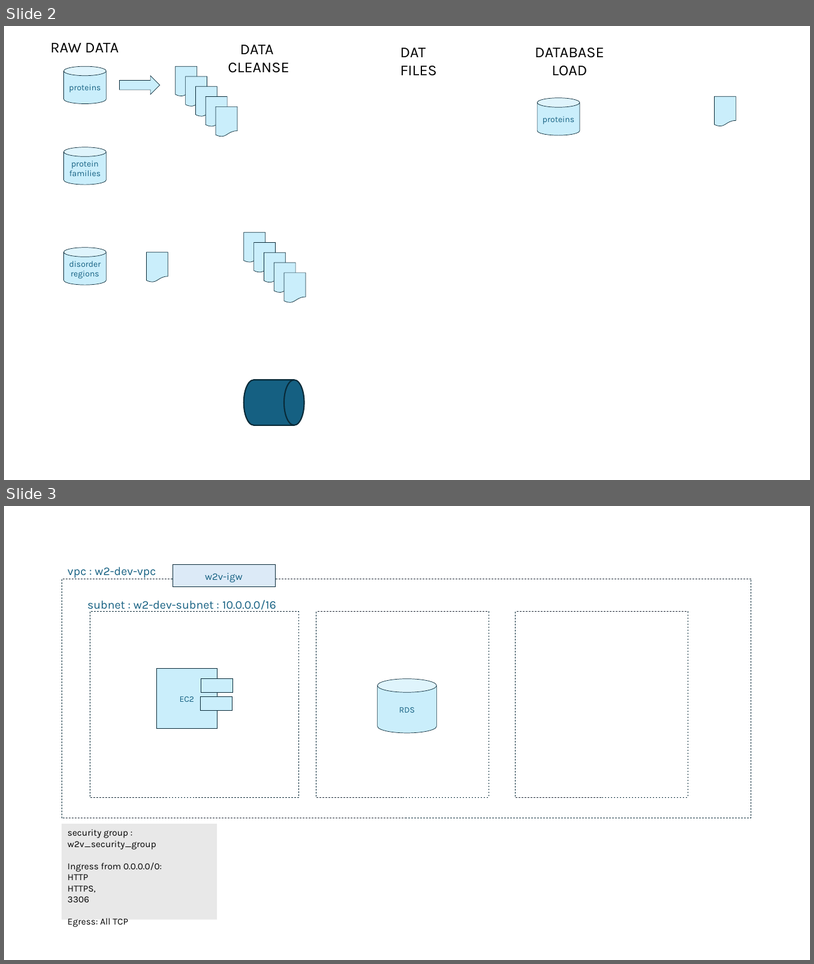
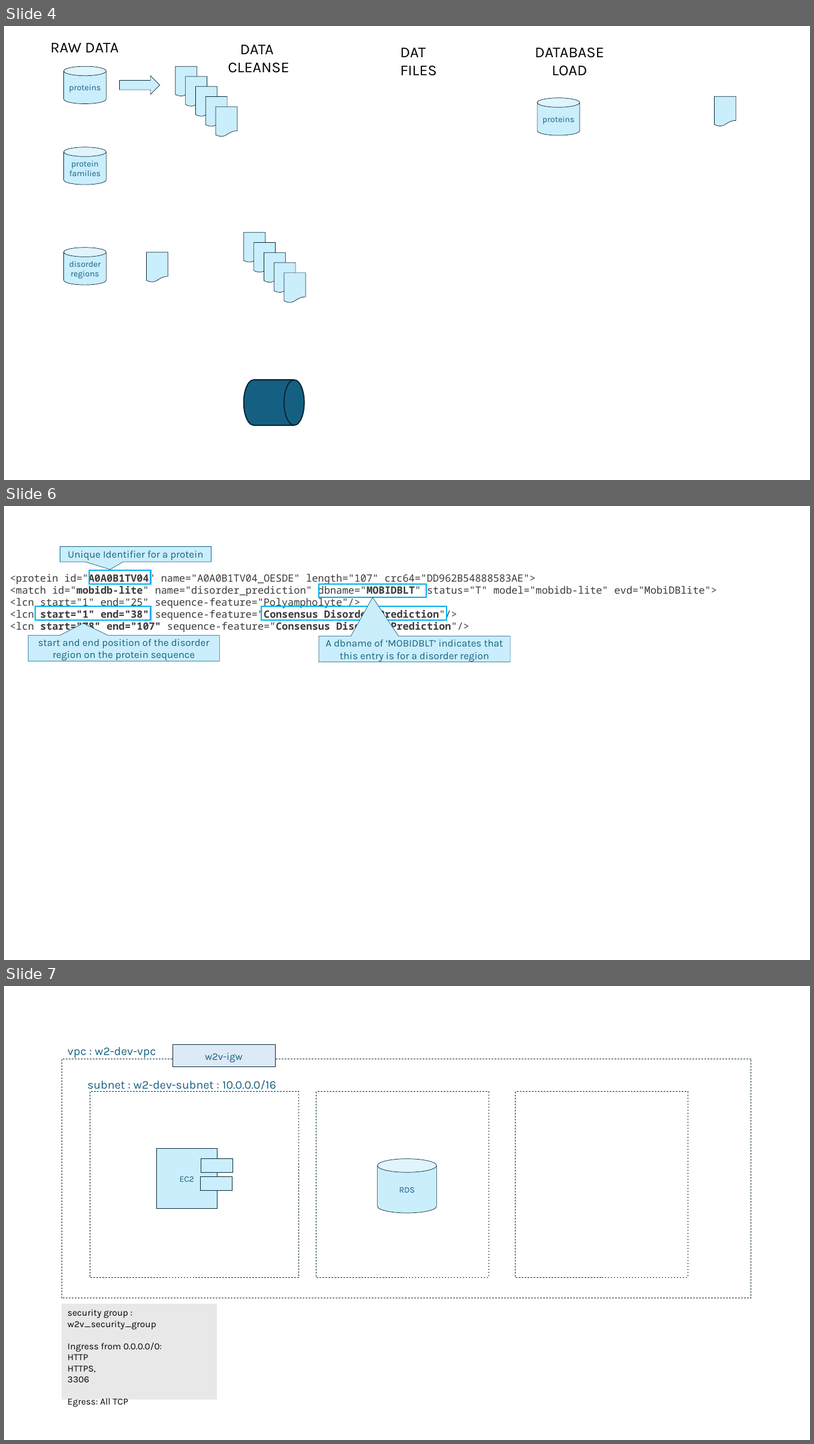
Before and after one commit to greyneuron/COMP_0158_MSC_PROJECT, a slide deck: report/MSc Dissertation - W2V.pptx. Shown one above the other, each under a label of ours: slides 2 and 3 before the commit, slides 4, 6 and 7 after it; the slides between them are not shown. The pictures are 814x964 and 814x1444 pixels, drawn with LibreOffice and Linux fonts; fonts in the diff are those of the drawing. Boxes give left, top, right and bottom in pixels: in the first picture for what was removed or moved away, otherwise in the second. Text is boxed around its words. In the diff, an @@ line names an element or a change of style, - is before the commit and + after.

```diff
--- a/report/MSc Dissertation - W2V.pptx
+++ b/report/MSc Dissertation - W2V.pptx
@@ slide 6 added at <box>4,506,810,960</box>, background #FFFFFF @@
@@ speech box added at <box>60,547,212,562</box>, fill #CAEEFB, outline #156082 0.5 pt, 12 pt, text #156082 @@
+Unique Identifier for a protein
@@ text added at <box>10,572,717,633</box>, 12 pt, text #3A3A3A @@
+<protein id="A0A0B1TV04" name="A0A0B1TV04_OESDE" length="107" crc64="DD962B54888583AE">
+<match id="mobidb-lite" name="disorder_prediction" dbname="MOBIDBLT" status="T" model="mobidb-lite" evd="MobiDBlite">
+<lcn start="1" end="25" sequence-feature="Polyampholyte"/>
+<lcn start="1" end="38" sequence-feature="Consensus Disorder Prediction"/>
+<lcn start="78" end="107" sequence-feature="Consensus Disorder Prediction"/>
@@ rectangle added at <box>89,570,150,584</box>, outline #00B0F0 1.5 pt @@
@@ rectangle added at <box>319,584,427,598</box>, outline #00B0F0 1.5 pt @@
@@ rectangle added at <box>35,606,151,621</box>, outline #00B0F0 1.5 pt @@
@@ rectangle added at <box>261,606,447,621</box>, outline #00B0F0 1.5 pt @@
@@ speech box added at <box>28,636,220,661</box>, fill #CAEEFB, outline #156082 0.5 pt, 12 pt, text #156082 @@
+start and end position of the disorder region on the protein sequence
@@ speech box added at <box>319,636,511,662</box>, fill #CAEEFB, outline #156082 0.5 pt, 12 pt, text #156082 @@
+A dbname of ‘MOBIDBLT’ indicates that this entry is for a disorder region
@@ what was slide 2 is now slide 4 @@
@@ what was slide 3 is now slide 7 @@
```
Also in this commit, not shown: 1 slide changed, 3 other slides added, 10 other files.
